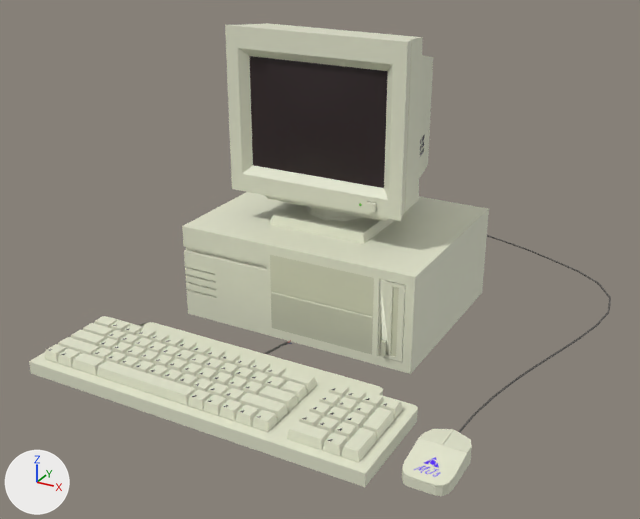
The FBX model Assets/Models/pc.fbx: old version first, new version second.
Rendered twice from a camera (50 mm lens) standing at (1.27, -2.25, 1.33) and looking at (0.06, -0.05, 0.23). Lighting does not change. The marker at lower left points along +X, +Y and +Z. Where no turn or scale is listed for an object, it has been applied to the vertices. Vertices at the same position are counted once.

Objects in the first picture: 'Case', 'DiskButton', 'DiskParent', 'Keyboard', 'Monitor', 'MonitorButton', 'Mouse', 'MouseCable'.
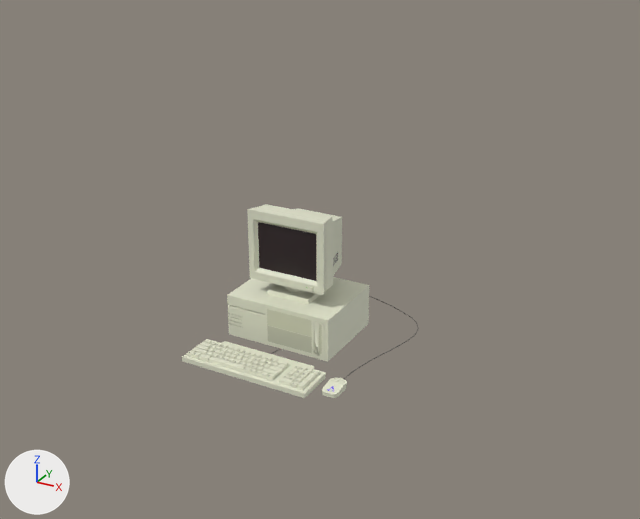
The change, as a diff of the scene's bpy script:
```diff
--- a/Assets/Models/pc.fbx.py
+++ b/Assets/Models/pc.fbx.py
@@ me_monitormesh @@
 me_monitormesh.from_pydata(...)  # 145 vertices, 121 faces; spans x -0.302..0.28, y -0.126..0.356, z -0.226..0.383
 # used by ob_monitor; location = (0.044, 0.071, 0.533)
+# me_monitormesh part 4: the whole mesh is scaled about the mesh origin by 0.45
 me_monitormesh.materials.append(mat_computermaincolor)
@@ me_plane_001 @@
 me_plane_001.from_pydata(...)  # 682 vertices, 506 faces; spans x -0.537..0.537, y -0.256..0.126, z 0.0..0.066
 # used by ob_keyboard; location = (0.002, -0.451, 0.0)
+# me_plane_001 part 5: the whole mesh is scaled about the mesh origin by 0.393
 me_plane_001.materials.append(mat_keyboardmaterial)
@@ me_cube_006 @@
 me_cube_006.from_pydata(...)  # 24 vertices, 20 faces; spans x -0.034..0.04, y -0.012..0.046, z -0.093..0.151
 # used by ob_diskparent; location = (0.359, -0.172, 0.125)
+# me_cube_006 part 3: the whole mesh is scaled about the mesh origin by 0.45
 me_cube_006.materials.append(mat_casematerial)
@@ me_cube_005 @@
 me_cube_005.from_pydata(...)  # 84 vertices, 51 faces; spans x -0.394..0.398, y -0.301..0.314, z -0.154..0.154
 # used by ob_case; location = (0.03, 0.118, 0.154)
+# me_cube_005 part 2: the whole mesh is scaled about the mesh origin by 0.45
 me_cube_005.materials.append(mat_casematerial)
@@ me_cube @@
 me_cube.from_pydata(...)  # 128 vertices, 112 faces; spans x -0.063..0.063, y -0.095..0.111, z 0.0..0.05
 # used by ob_mouse; location = (0.661, -0.561, 0.0)
+# me_cube part 1: the whole mesh is scaled about the mesh origin by 0.393
 me_cube.materials.append(mat_mousematerial)
@@ ob_monitor @@
 ob_monitor = bpy.data.objects.new('Monitor', me_monitormesh)
-ob_monitor.location = (0.044, 0.071, 0.533)
+ob_monitor.location = (0.0, -0.097, 0.224)
@@ ob_keyboard @@
 ob_keyboard = bpy.data.objects.new('Keyboard', me_plane_001)
-ob_keyboard.location = (0.002, -0.451, 0.0)
+ob_keyboard.location = (0.0, -0.319, -0.016)
@@ ob_diskparent @@
 ob_diskparent = bpy.data.objects.new('DiskParent', me_cube_006)
-ob_diskparent.location = (0.359, -0.172, 0.125)
+ob_diskparent.location = (0.141, -0.207, 0.04)
@@ ob_diskbutton @@
 ob_diskbutton = bpy.data.objects.new('DiskButton', me_cube_009)
-ob_diskbutton.location = (0.343, -0.184, 0.066)
+ob_diskbutton.location = (0.134, -0.212, 0.014)
@@ ob_case @@
 ob_case = bpy.data.objects.new('Case', me_cube_005)
-ob_case.location = (0.03, 0.118, 0.154)
+ob_case.location = (-0.006, -0.076, 0.053)
@@ ob_monitorbutton @@
 ob_monitorbutton = bpy.data.objects.new('MonitorButton', me_cube_002)
-ob_monitorbutton.location = (0.231, -0.055, 0.437)
+ob_monitorbutton.location = (0.084, -0.154, 0.181)
@@ ob_mouse @@
 ob_mouse = bpy.data.objects.new('Mouse', me_cube)
-ob_mouse.location = (0.661, -0.561, 0.0)
+ob_mouse.location = (0.265, -0.345, -0.016)
@@ ob_mousecable @@
 ob_mousecable = bpy.data.objects.new('MouseCable', me_cylinder_004)
-ob_mousecable.location = (0.515, 0.411, 0.018)
+ob_mousecable.location = (0.207, 0.037, -0.009)
```

Boxes [x1, y1, x2, y2] around the edits, measured in the pictures (640 x 519 px):
'Monitor', mesh rescaled, moved (54% narrower, 55% shorter)
    before: [225, 23, 433, 244]
    after: [247, 204, 342, 304]
'Case', mesh rescaled, moved (54% narrower, 53% shorter)
    before: [182, 192, 489, 374]
    after: [227, 277, 369, 362]
'Keyboard', mesh rescaled, moved (63% narrower, 65% shorter)
    before: [29, 316, 418, 487]
    after: [182, 339, 326, 398]
'Mouse', mesh rescaled, moved (63% narrower, 69% shorter)
    before: [402, 429, 472, 496]
    after: [322, 378, 347, 398]
'DiskParent', mesh rescaled, moved (62% narrower, 57% shorter)
    before: [378, 280, 406, 362]
    after: [314, 321, 324, 356]
'MouseCable', moved
    before: [458, 235, 611, 433]
    after: [344, 296, 419, 379]
'DiskButton', moved
    before: [380, 340, 387, 356]
    after: [315, 347, 318, 354]
'MonitorButton', moved
    before: [367, 201, 377, 212]
    after: [309, 287, 313, 291]
